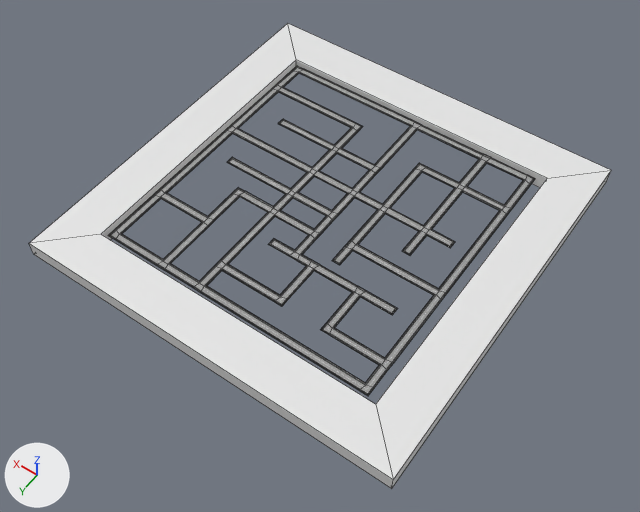
What one commit did to the Blender file Assets/3D/Map/Level1.blend.
The view is the same before and after, from a 50 mm camera at (-433.0, 628.0, 877.0) aimed at (-17.0, 45.0, -39.0). Arrows for +X, +Y and +Z are at lower left; the lights stay in place. Mesh edges are drawn as thin lines on the coarser meshes.

The scene before the commit, as lines of its bpy script (objects in view):
```python
me_cube_002 = bpy.data.meshes.new('Cube.002')
me_cube_002.from_pydata(...)  # 16 vertices, 16 faces; spans x -271.0..271.0, y -271.0..271.0, z -14.0..8.0
me_plane_001 = bpy.data.meshes.new('Plane.001')
me_plane_001.from_pydata(...)  # 158 vertices, 93 faces; spans x -191.0..202.0, y -203.0..198.0, z 0.0
me_plane_001.materials.append(mat_material)  # grey #969696
me_plane_008 = bpy.data.meshes.new('Plane.008')
me_plane_008.from_pydata(...)  # 1579 vertices, 1394 faces; spans x -193.0..204.0, y -205.0..200.0, z -1.0..0.0
me_plane_008.polygons.foreach_set('use_smooth', [True] * 1394)
# faces by material slot: [911, 483]
me_plane_008.materials.append(mat_material_001)  # white #e7e7e7
me_plane_008.materials.append(mat_material_002)  # black #2c2c2c
ob_jalan = bpy.data.objects.new('Jalan', me_plane_001)
ob_jalan.location = (0.0, 0.0, 0.0)
ob_jalan_003 = bpy.data.objects.new('Jalan.003', me_plane_008)
ob_jalan_003.location = (0.0, 0.0, 1.0)
ob_tembok = bpy.data.objects.new('Tembok', me_cube_002)
ob_tembok.location = (0.0, 0.0, 0.0)
```
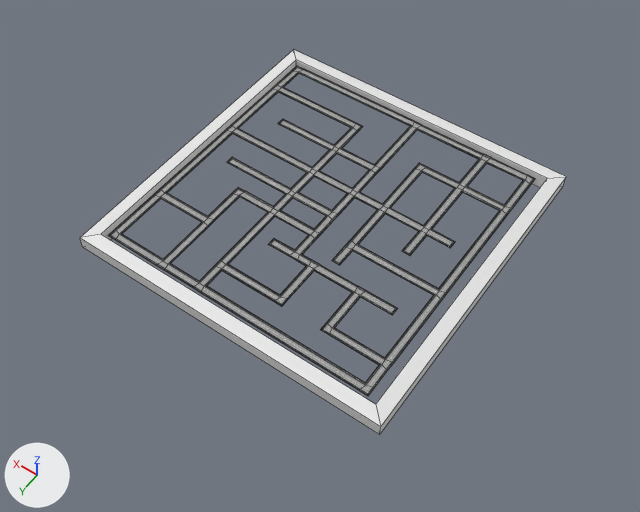
Pixel boxes (x1, y1, x2, y2) of what changed, in the pictures (640 x 512 px):
'Tembok', reshaped (16% narrower, 17% shorter): before (29, 23, 611, 489); after (80, 50, 566, 435)

What changed in the scene script:
```text
Change me_cube_002:
    where me_cube_002.from_pydata(...)  # 16 vertices, 16 faces; spans x -271.0..271.0, y -271.0..271.0, z -14.0..8.0
    used by ob_tembok; location = (0.0, 0.0, 0.0)
    me_cube_002 part 1
    me_cube_002.vertices[8].co: (-271.0, 271.0, -14.0) -> (-227.0, 227.0, -12.0)  # pixel (391, 488) -> pixel (379, 434)
    me_cube_002.vertices[9].co: (-271.0, -271.0, -14.0) -> (-227.0, -227.0, -12.0)  # pixel (606, 181) -> pixel (563, 186)
    me_cube_002.vertices[10].co: (-271.0, -271.0, 8.0) -> (-227.0, -227.0, 6.0)  # pixel (611, 170) -> pixel (566, 176)
    me_cube_002.vertices[11].co: (-271.0, 271.0, 8.0) -> (-227.0, 227.0, 6.0)  # pixel (393, 479) -> pixel (380, 426)
    me_cube_002.vertices[12].co: (271.0, 271.0, -14.0) -> (227.0, 227.0, -12.0)  # pixel (33, 254) -> pixel (82, 247)
    me_cube_002.vertices[13].co: (271.0, 271.0, 8.0) -> (227.0, 227.0, 6.0)  # pixel (28, 243) -> pixel (79, 237)
    me_cube_002.vertices[14].co: (271.0, -271.0, -14.0) -> (227.0, -227.0, -12.0)
    me_cube_002.vertices[15].co: (271.0, -271.0, 8.0) -> (227.0, -227.0, 6.0)  # pixel (287, 23) -> pixel (293, 49)
```
